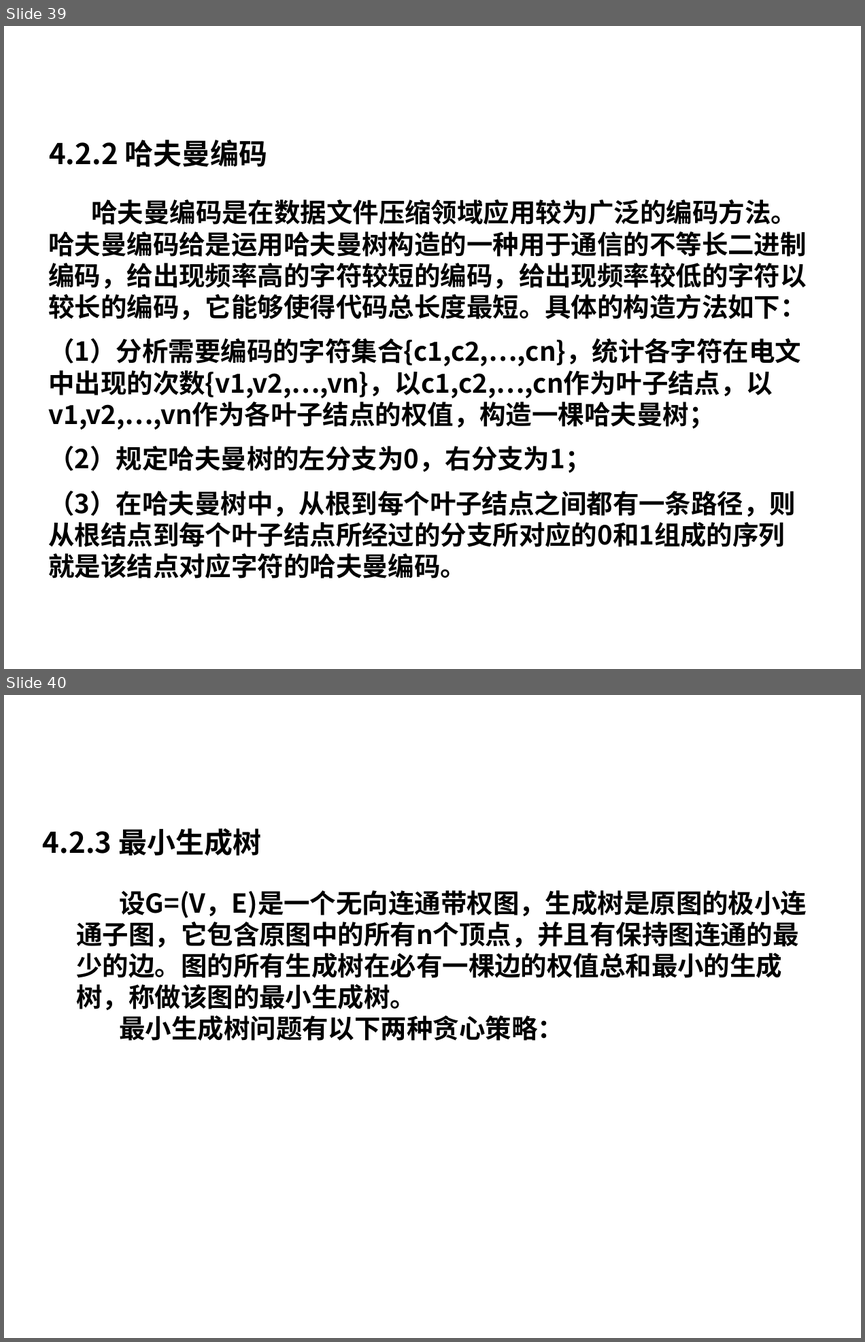
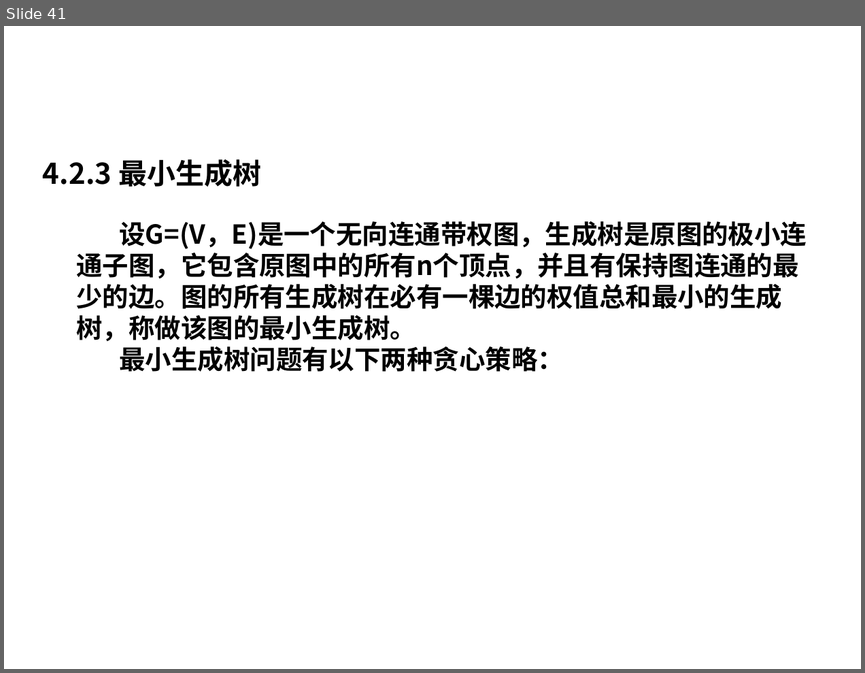
Before and after one commit to liutongling/DP, a slide deck: file/第4章 贪心法.pptx. Shown one above the other, each under a label of ours: slides 39 and 40 before the commit, slide 41 after it. The pictures are 865x1342 and 865x673 pixels, drawn with LibreOffice and Linux fonts; fonts in the diff are those of the drawing; background and template pictures are left out. Boxes give left, top, right and bottom in pixels: in the first picture for what was removed or moved away, otherwise in the second. Text is boxed around its words. In the diff, an @@ line names an element or a change of style, - is before the commit and + after.

Commit message:
贪心算法ppt，以及代码实现

```diff
--- a/file/第4章 贪心法.pptx
+++ b/file/第4章 贪心法.pptx
@@ slide 39 removed at [4, 26, 861, 669], background #FFFFFF @@
@@ text removed at [49, 140, 267, 167] @@
-4.2.2 哈夫曼编码
@@ text removed at [48, 199, 806, 578] @@
-哈夫曼编码是在数据文件压缩领域应用较为广泛的编码方法。哈夫曼编码给是运用哈夫曼树构造的一种用于通信的不等长二进制编码，给出现频率高的字符较短的编码，给出现频率较低的字符以较长的编码，它能够使得代码总长度最短。具体的构造方法如下：
-（1）分析需要编码的字符集合{c1,c2,…,cn}，统计各字符在电文中出现的次数{v1,v2,…,vn}，以c1,c2,…,cn作为叶子结点，以v1,v2,…,vn作为各叶子结点的权值，构造一棵哈夫曼树；
-（2）规定哈夫曼树的左分支为0，右分支为1；
-（3）在哈夫曼树中，从根到每个叶子结点之间都有一条路径，则从根结点到每个叶子结点所经过的分支所对应的0和1组成的序列就是该结点对应字符的哈夫曼编码。
@@ what was slide 40 is now slide 41 @@
```
Also in this commit, not shown: 18 slides changed, 2 slides added, 3 other files.
